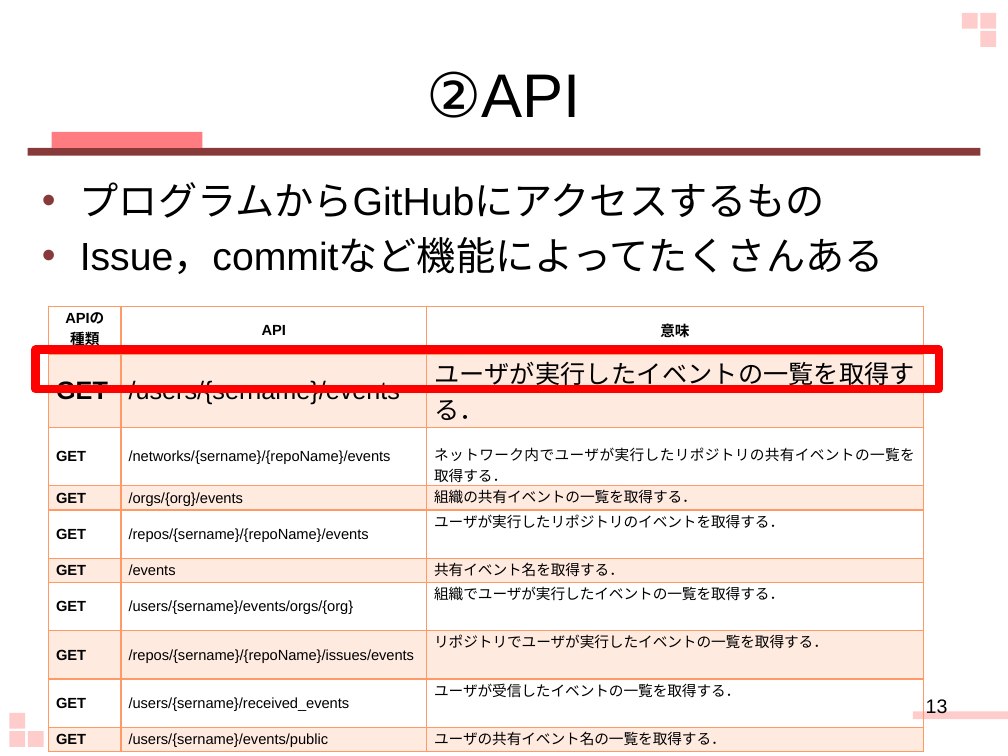
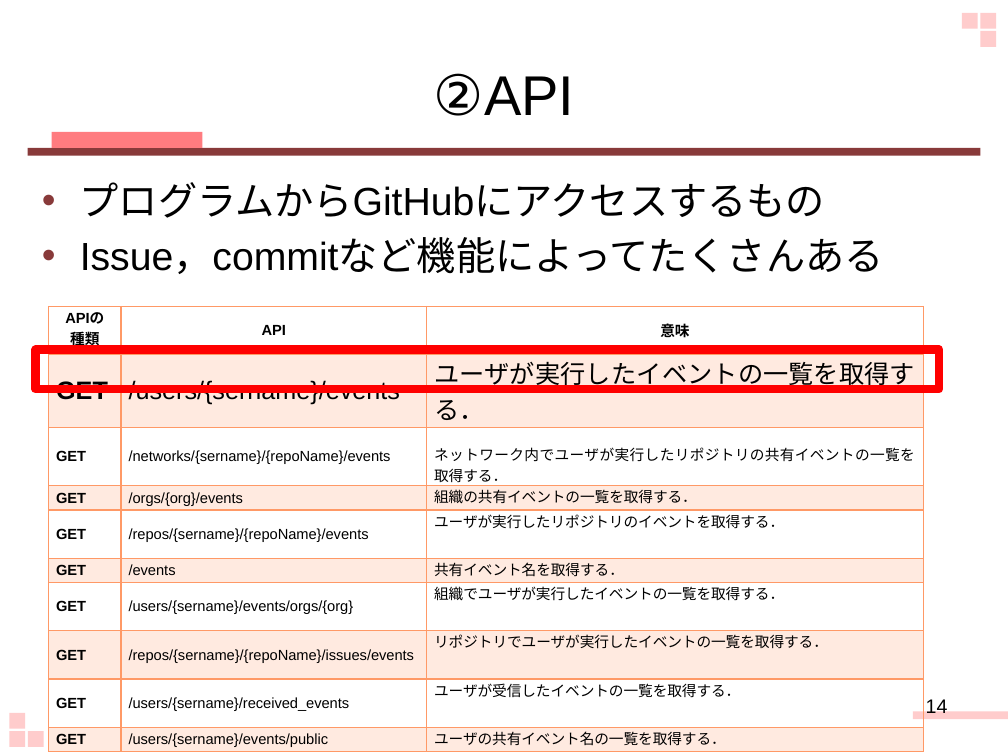
Before and after one commit to keimatsui/kadai, a slide deck: slide 14 of 卒業論文/2012/野口杏子/最終発表.pptx (slide 13 before the commit). Drawn at 1008x756 pixels with LibreOffice and Linux fonts; fonts in the diff are those of the drawing. Boxes give left, top, right and bottom in pixels: in the first picture for what was removed or moved away, otherwise in the second. Text is boxed around its words. In the diff, an @@ line names an element or a change of style, - is before the commit and + after.

```diff
--- a/卒業論文/2012/野口杏子/最終発表.pptx
+++ b/卒業論文/2012/野口杏子/最終発表.pptx
@@ title "②API" at (x1=434, y1=73, x2=574, y2=116): size 44 to 40 pt @@
@@ page number at (x1=926, y1=699, x2=948, y2=713): text changed @@
-13
+14
```
Also in this commit, not shown: 15 other slides changed, 1 slide added.
